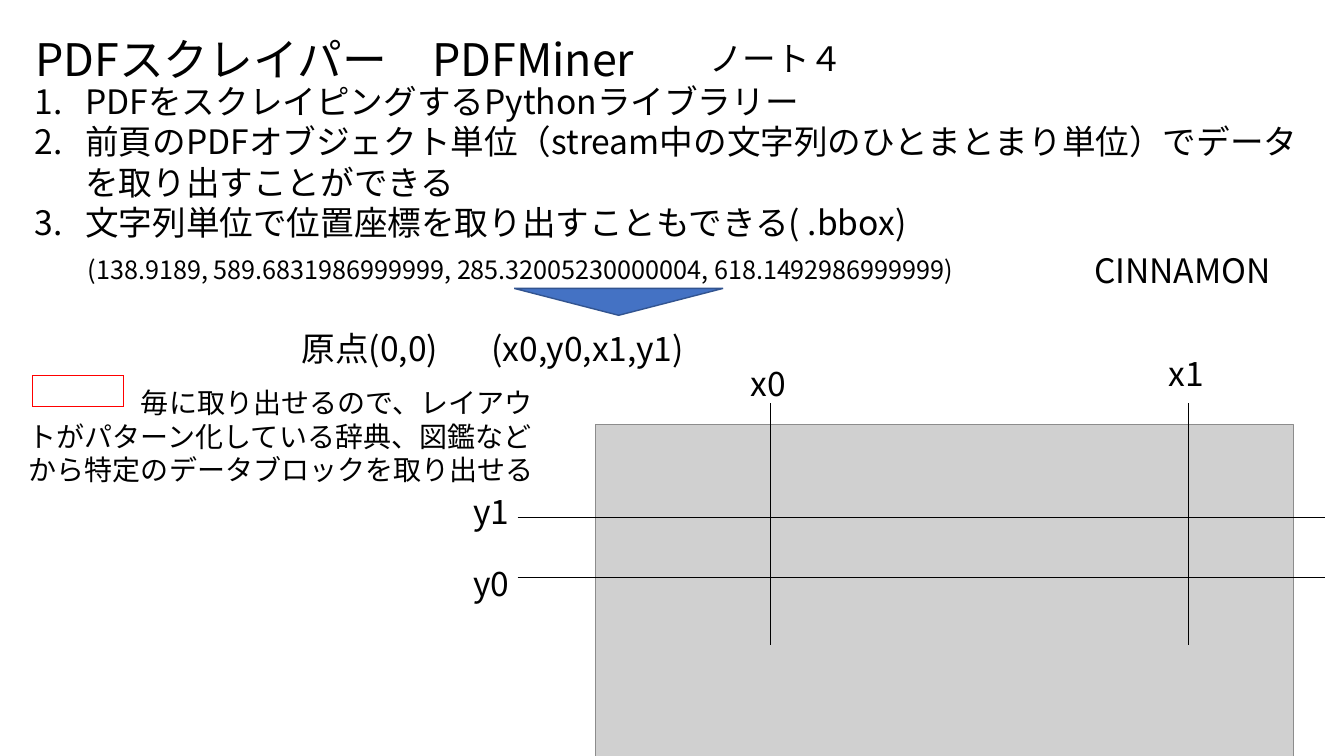
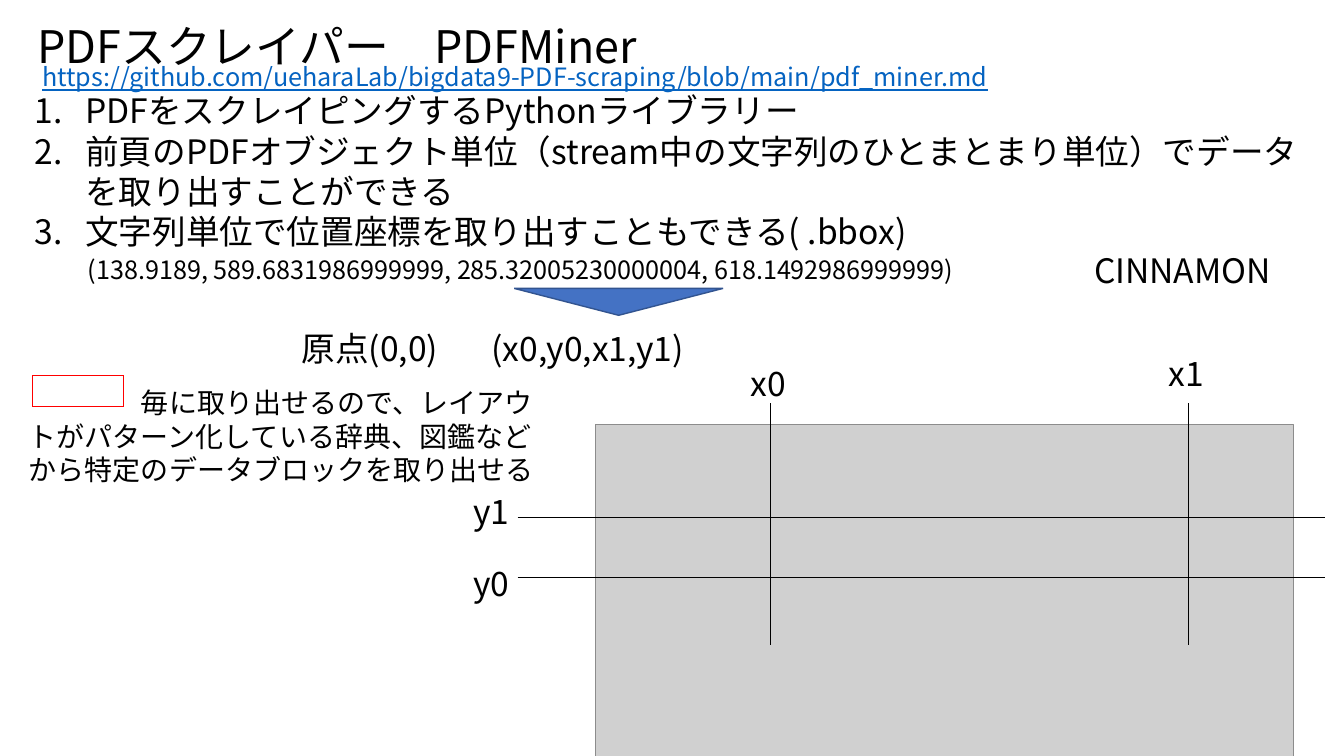
Before and after one commit to ueharaLab/bigdata9-PDF-scraping, a slide deck: slide 14 of bigdata9 PDF_scraping.pptx. Drawn at 1344x756 pixels with LibreOffice and Linux fonts; fonts in the diff are those of the drawing; grey boxes stand for pictures. Boxes give left, top, right and bottom in pixels: in the first picture for what was removed or moved away, otherwise in the second. Text is boxed around its words. In the diff, an @@ line names an element or a change of style, - is before the commit and + after.

```diff
--- a/bigdata9 PDF_scraping.pptx
+++ b/bigdata9 PDF_scraping.pptx
@@ text "PDFスクレイパー PDFMiner": place and size @@
-text "PDFスクレイパー PDFMiner" at <box>35,39,634,87</box>
+text "PDFスクレイパー PDFMiner" at <box>37,26,636,75</box>
@@ text removed at <box>709,45,843,72</box> @@
-ノート４
@@ text "PDFをスクレイピングするPythonライブラリー" rewrapped from <box>85,85,1297,242</box> to <box>85,89,1297,251</box> @@
@@ text added at <box>42,60,987,92</box>, 18 pt, text #0563C1, underline @@
+https://github.com/ueharaLab/bigdata9-PDF-scraping/blob/main/pdf_miner.md
```
Also in this commit, not shown: 7 other slides changed, 1 other file.
